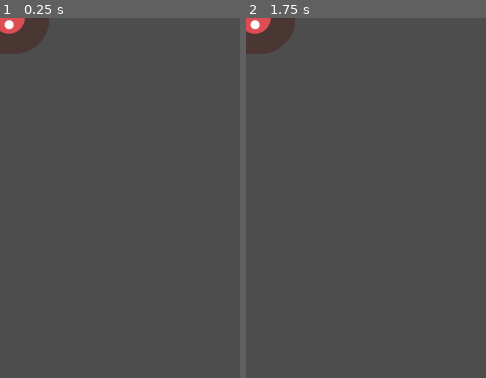
Above: before the commit, frames 1-2 (left to right).
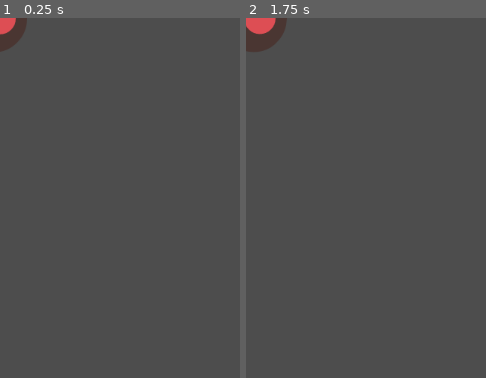
Above: after the commit, the same moments.

Repository: BenoitFHEAJ/First-2D-GAME
Game: Godot game, scene res://enemy.tscn
Two runs of this game, one before a commit and one after it. Both use one fixed random seed, a clock stepped at 60 frames per second and the inputs below. This scene is started directly instead of the project's main scene.
Inputs:
- Up to frame 1 (0.25 s): no input
- Up to frame 2 (1.75 s): hold D (move_right) 0.53-1.28 s; hold S (move_down) from 1.28 s (still down)
The pictures show only the part of the screen within x 0-50%, y 0-50%; the shares and areas given below are measured in that part.

The runs differ from the first frame. In frame 1, 1.2% of the frame differs, in the area x 0-21%, y 0-10%; in frame 2, 0.6%.

Commit message:
Adding Signal and Random Animation to enemy

Diff:
--- /dev/null
+++ b/enemy.gd
@@ -0,0 +1,17 @@
+extends RigidBody2D
+
+
+# Called when the node enters the scene tree for the first time.
+func _ready():
+	var mob_types = Array($AnimatedSprite2D.sprite_frames.get_animation_names())
+	$AnimatedSprite2D.animation = mob_types.pick_random()
+	$AnimatedSprite2D.play()
+
+
+# Called every frame. 'delta' is the elapsed time since the previous frame.
+func _process(delta: float) -> void:
+	pass
+
+# Signal from VisibleOnScreen
+func _on_visible_on_screen_notifier_2d_screen_exited():
+	queue_free() # Delete mob when exiting screen
--- a/enemy.tscn
+++ b/enemy.tscn
@@ -1,6 +1,7 @@
 [gd_scene format=3 uid="uid://ck08adjhwwucc"]
 
 [ext_resource type="Texture2D" uid="uid://bk07uyymmxe5b" path="res://art/enemyFlyingAlt_1.png" id="1_3yqyl"]
+[ext_resource type="Script" uid="uid://dltehew4o8454" path="res://enemy.gd" id="1_wujgv"]
 [ext_resource type="Texture2D" uid="uid://chk33dfan66oi" path="res://art/enemyFlyingAlt_2.png" id="2_wujgv"]
 [ext_resource type="Texture2D" uid="uid://c454e1wtk1kfc" path="res://art/enemySwimming_1.png" id="3_hb8ge"]
 [ext_resource type="Texture2D" uid="uid://bwt2kclodbhrc" path="res://art/enemySwimming_2.png" id="4_e1ltt"]
@@ -50,15 +51,19 @@
 [node name="Mob" type="RigidBody2D" unique_id=1082363866]
 collision_mask = 0
 gravity_scale = 0.0
+script = ExtResource("1_wujgv")
 metadata/_edit_group_ = true
 
 [node name="AnimatedSprite2D" type="AnimatedSprite2D" parent="." unique_id=1218411992]
 scale = Vector2(0.75, 0.75)
 sprite_frames = SubResource("SpriteFrames_7xaro")
-animation = &"walk"
+animation = &"fly"
+frame_progress = 0.7685
 
 [node name="CollisionShape2D" type="CollisionShape2D" parent="." unique_id=2123084753]
 rotation = 1.5707964
 shape = SubResource("CapsuleShape2D_7k104")
 
 [node name="VisibleOnScreenNotifier2D" type="VisibleOnScreenNotifier2D" parent="." unique_id=2104383916]
+
+[connection signal="screen_exited" from="VisibleOnScreenNotifier2D" to="." method="_on_visible_on_screen_notifier_2d_screen_exited"]
Not shown, added: enemy.gd.uid
